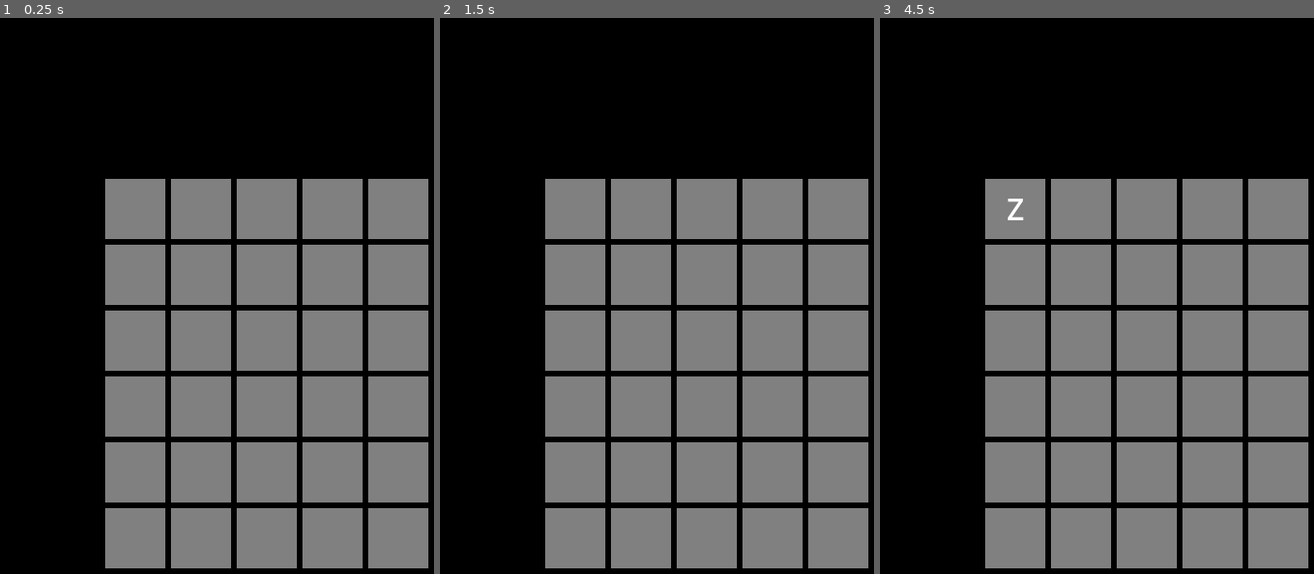
Above: before the commit, frames 1-3 (left to right).
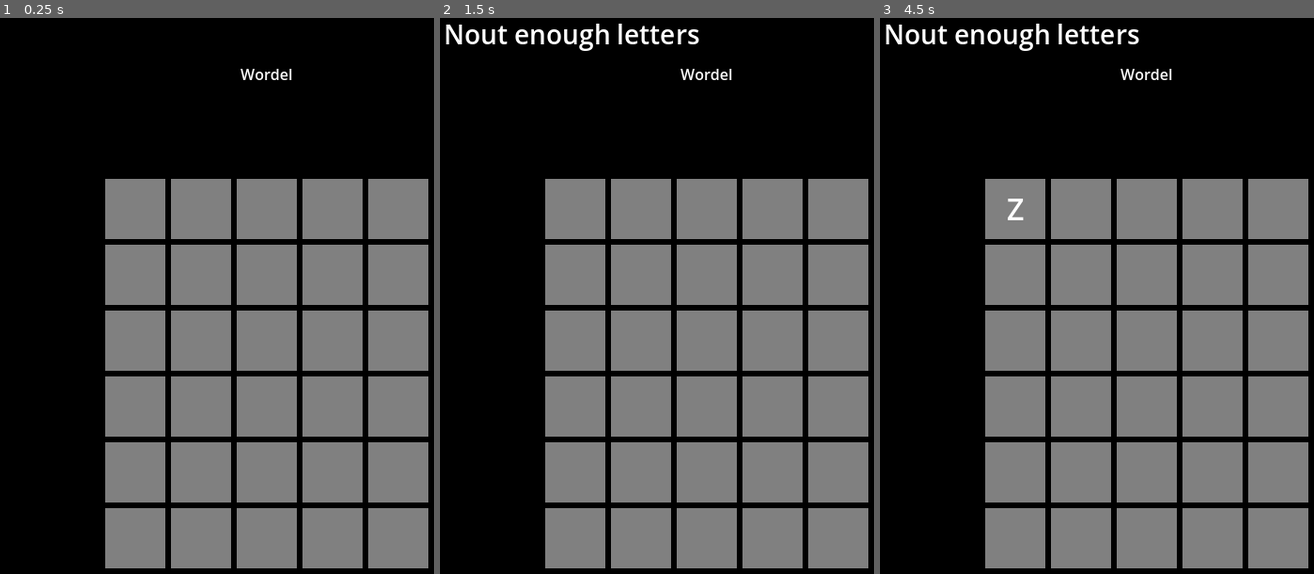
Above: after the commit, the same moments.

Repository: mubixd69-ux/Wordel
Game: Godot game, scene res://scenes/main.tscn
Same seed, same stepped clock (60 frames per second), same inputs: the game is played once before the commit and once after it.
Inputs (mouse positions are in pixels of both pictures, inside the frame that each line leads up to):
- Up to frame 1 (0.25 s): no input
- Up to frame 2 (1.5 s): tap Enter at 0.5, 0.6, 1.35 s; move the mouse to (830, 334) at 0.52 s; hold Right 0.53-1.28 s; click (830, 334) at 0.67 s; tap Space at 1.25 s; move the mouse to (591, 412) at 1.27 s; hold Down from 1.28 s (still down)
- Up to frame 3 (4.5 s): tap Enter at 2, 2.3, 3.05, 3.5, 3.8 s; move the mouse to (1201, 207) at 2.02 s; release Down at 2.03 s; hold Right 2.03-2.78 s; tap Alt at 2.1 s; tap Space at 2.75, 4.25 s; move the mouse to (1118, 523) at 2.77 s; hold Up 2.78-3.53 s; tap Shift at 2.85 s; click (1118, 523) at 2.92 s; move the mouse to (outside the picture) at 3.52 s; hold Left from 3.53 s (still down); tap Backspace at 3.6 s; move the mouse to (979, 262) at 4.27 s; tap Z at 4.35 s

The runs differ from the first frame. In frame 1, 0.1% of the frame differs, in the area x 55-68%, y 9-12%; in frame 2, 1.0%, in the area x 1-68%, y 1-12%; in frame 3, 1.0%.

Commit message:
some polishing

Diff:
--- a/scripts/main.gd
+++ b/scripts/main.gd
@@ -38,6 +38,14 @@
 	var center = CenterContainer.new()
 	center.set_anchors_preset(Control.PRESET_FULL_RECT)
 	add_child(center)
+
+	var title = Label.new()
+	title.text = "Wordel"
+	title.set_anchors_preset(Control.PRESET_TOP_WIDE)
+	title.offset_top = 70
+	title.horizontal_alignment = HORIZONTAL_ALIGNMENT_CENTER
+	title.add_theme_font_size_override("font size", 48)
+	add_child(title)
 
 	var grid = GridContainer.new()
 	grid.columns = COLS
@@ -95,6 +103,7 @@
 
 func submit_guess():
 	if current_col < COLS:
+		message_label.text = "Nout enough letters"
 		return
 
 	var guess = ""
